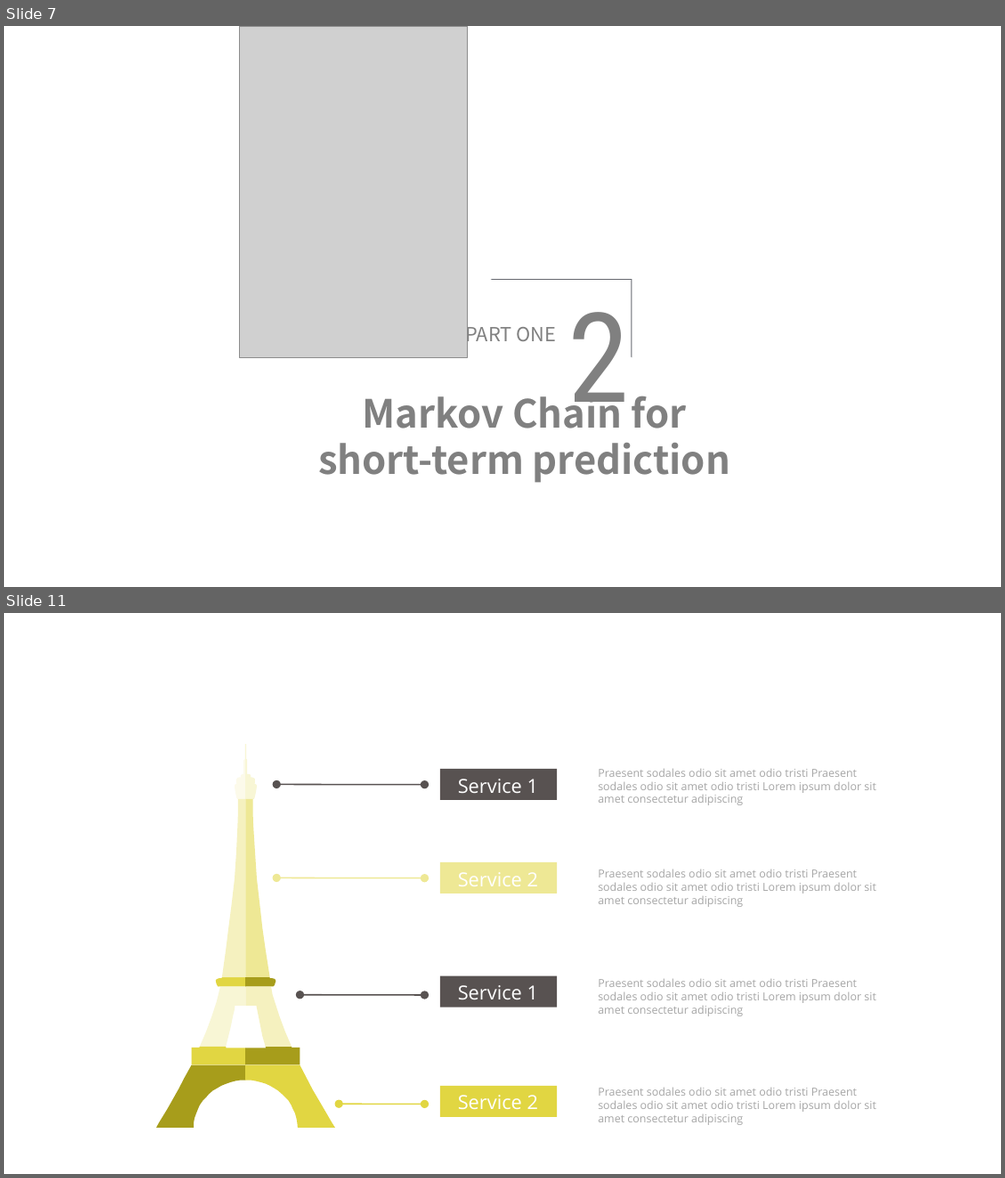
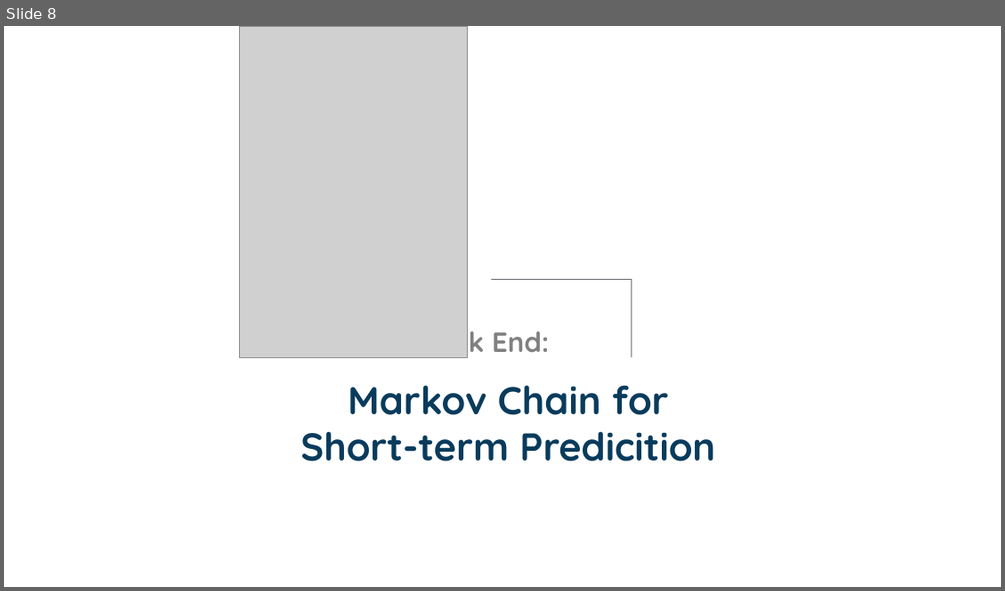
Before and after one commit to yippp/Musier, a slide deck: MidtermPRE/MusierMidtermFront.pptx. Shown one above the other, each under a label of ours: slides 7 and 11 before the commit, slide 8 after it; the slides between them are not shown. The pictures are 1005x1178 and 1005x591 pixels, drawn with LibreOffice and Linux fonts; fonts in the diff are those of the drawing; grey boxes stand for pictures. Boxes give left, top, right and bottom in pixels: in the first picture for what was removed or moved away, otherwise in the second. Text is boxed around its words. In the diff, an @@ line names an element or a change of style, - is before the commit and + after.

```diff
--- a/MidtermPRE/MusierMidtermFront.pptx
+++ b/MidtermPRE/MusierMidtermFront.pptx
@@ slide 11 removed at bbox=[4, 613, 1001, 1174], background #FFFFFF @@
@@ group removed at bbox=[276, 769, 876, 805]: 2 texts, 1 rectangle, 1 double arrow @@
-Praesent sodales odio sit amet odio tristi Praesent sodales odio sit amet odio tristi Lorem ipsum dolor sit amet consectetur adipiscing
-Service 1
@@ double arrow removed from (276, 878) to (425, 878) @@
@@ rectangle removed at bbox=[439, 862, 556, 893] @@
@@ text removed at bbox=[598, 869, 876, 907] @@
-Praesent sodales odio sit amet odio tristi Praesent sodales odio sit amet odio tristi Lorem ipsum dolor sit amet consectetur adipiscing
@@ group removed at bbox=[156, 744, 335, 1127]: 12 freeform shapes @@
@@ group removed at bbox=[300, 976, 876, 1016]: 2 texts, 1 rectangle, 1 double arrow @@
-Praesent sodales odio sit amet odio tristi Praesent sodales odio sit amet odio tristi Lorem ipsum dolor sit amet consectetur adipiscing
-Service 1
@@ group removed at bbox=[339, 1086, 876, 1125]: 2 texts, 1 rectangle, 1 double arrow @@
-Praesent sodales odio sit amet odio tristi Praesent sodales odio sit amet odio tristi Lorem ipsum dolor sit amet consectetur adipiscing
-Service 2
@@ what was slide 7 is now slide 8 @@
@@ slide 8 changed as well @@
@@ text removed at bbox=[568, 312, 630, 428] @@
-2
@@ text at bbox=[419, 322, 549, 359]: text changed; size 14 to 20 pt; font Noto Sans CJK SC to Quicksand; bold on @@
-PART ONE
+Back End:
@@ text at bbox=[300, 385, 715, 461]: text changed; font Noto Sans CJK SC to Quicksand; text colour #808080 to #093B5C @@
-Markov Chain for short-term prediction
+Markov Chain for Short-term Predicition
```
Also in this commit, not shown: 2 other slides changed, 11 slides added, 21 other slides removed.
